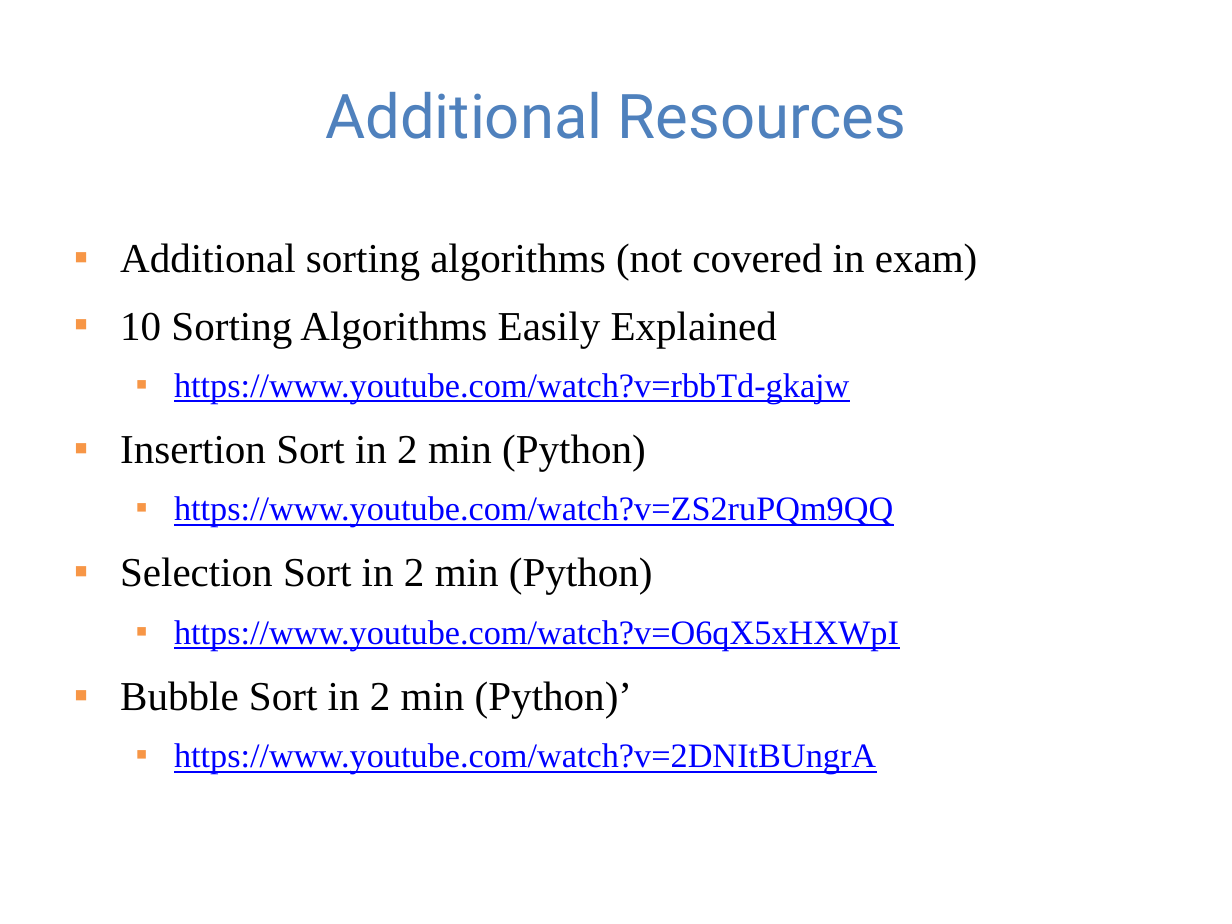
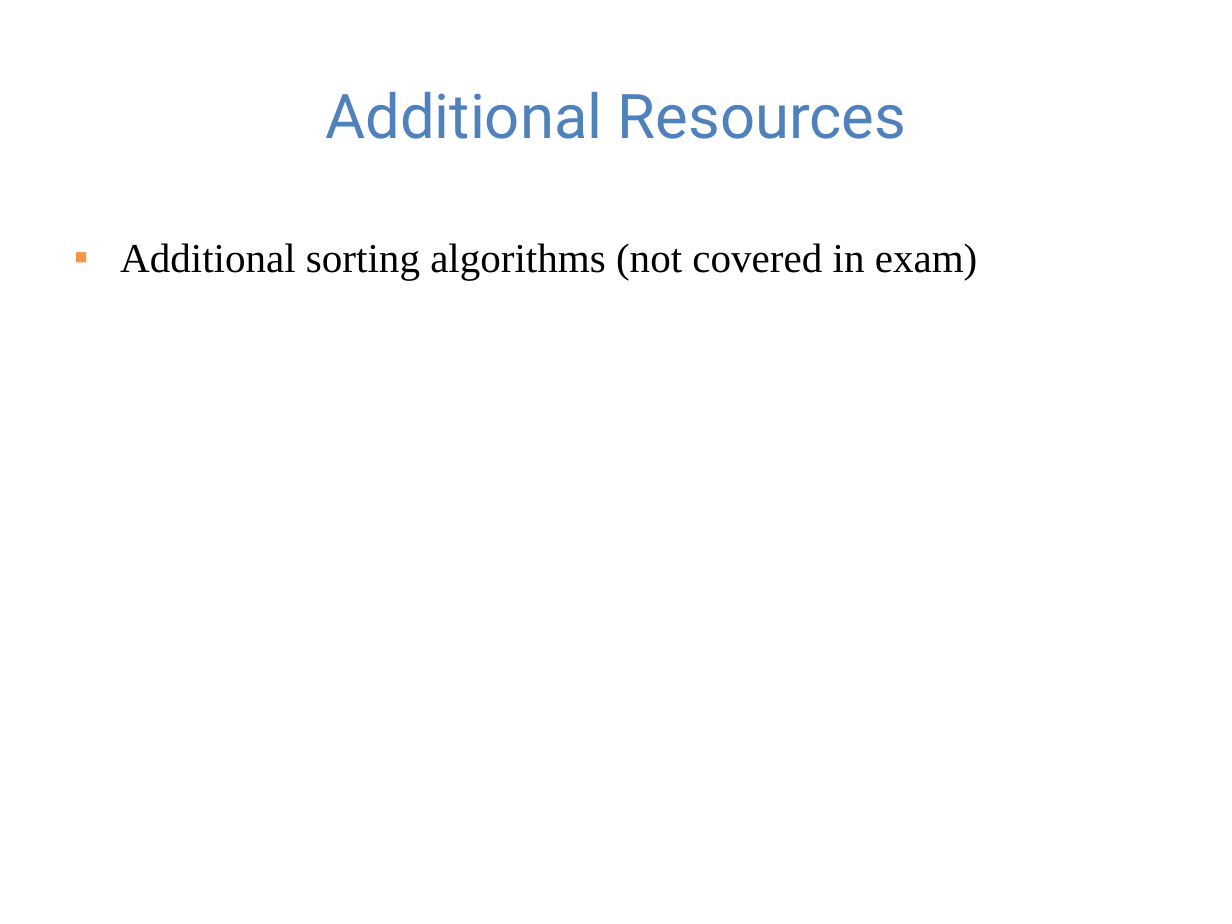
Before and after one commit to guhofstra/CSC111Fa25, a slide deck: slide 37 of PPTs/Lecture 13-sorting algorithms.pptx (slide 36 before the commit). Drawn at 1232x924 pixels with LibreOffice and Linux fonts; fonts in the diff are those of the drawing. Boxes give left, top, right and bottom in pixels: in the first picture for what was removed or moved away, otherwise in the second. Text is boxed around its words. In the diff, an @@ line names an element or a change of style, - is before the commit and + after.

```diff
--- a/PPTs/Lecture 13-sorting algorithms.pptx
+++ b/PPTs/Lecture 13-sorting algorithms.pptx
@@ text at <box>120,311,899,774</box>: paragraphs removed @@
-▪ 10 Sorting Algorithms Easily Explained
-  ▪ https://www.youtube.com/watch?v=rbbTd-gkajw
-▪ Insertion Sort in 2 min (Python)
-  ▪ https://www.youtube.com/watch?v=ZS2ruPQm9QQ
-▪ Selection Sort in 2 min (Python)
-  ▪ https://www.youtube.com/watch?v=O6qX5xHXWpI
-▪ Bubble Sort in 2 min (Python)’
-  ▪ https://www.youtube.com/watch?v=2DNItBUngrA
```
Also in this commit, not shown: 4 other slides changed, 1 slide added, 2 other files.
